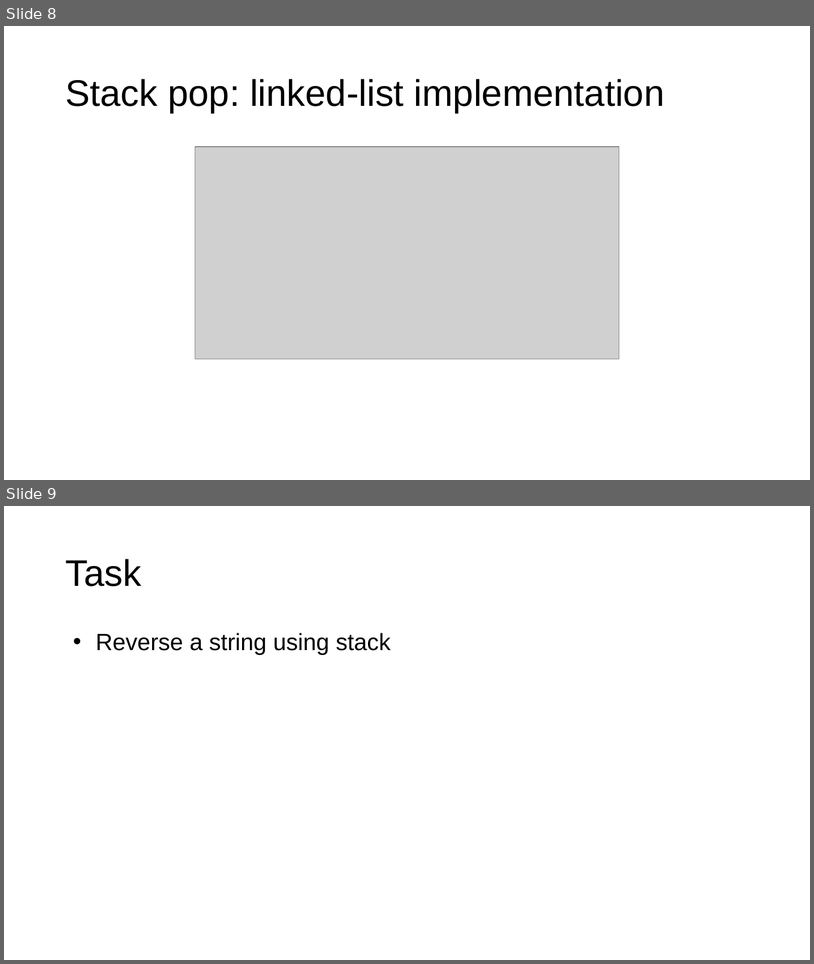
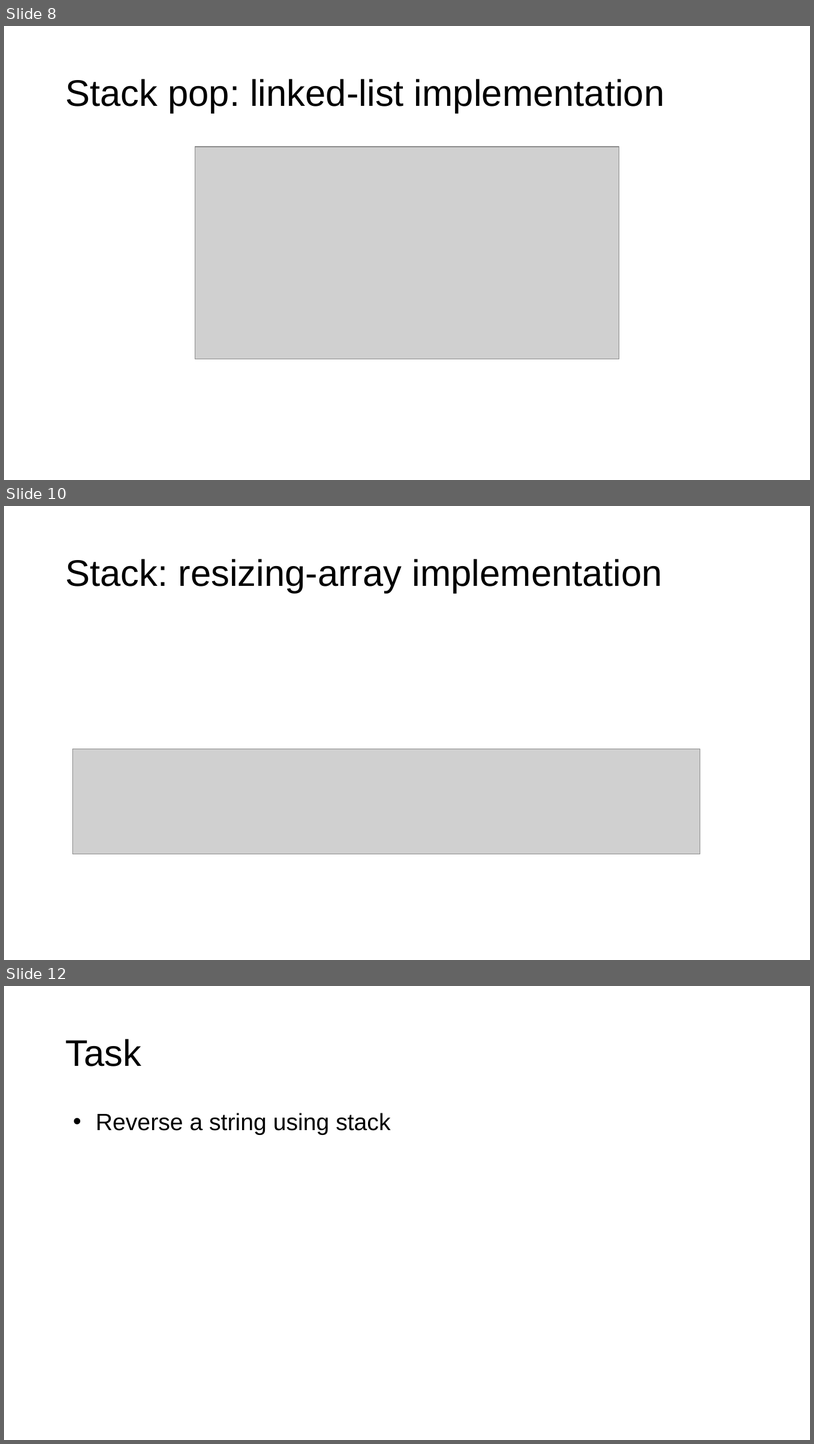
Before and after one commit to MuxammilSidd/FAST-KHI-Semester-3, a slide deck: Data Structures (Theory)/Slides/Ms. Rafia's GCR/DSA Week#04-05 Ms.Rafia.pptx. Shown one above the other, each under a label of ours: slides 8 and 9 before the commit, slides 8, 10 and 12 after it; the slides between them are not shown. The pictures are 814x964 and 814x1444 pixels, drawn with LibreOffice and Linux fonts; fonts in the diff are those of the drawing; grey boxes stand for pictures. Boxes give left, top, right and bottom in pixels: in the first picture for what was removed or moved away, otherwise in the second. Text is boxed around its words. In the diff, an @@ line names an element or a change of style, - is before the commit and + after.

```diff
--- a/Data Structures (Theory)/Slides/Ms. Rafia's GCR/DSA Week#04-05 Ms.Rafia.pptx
+++ b/Data Structures (Theory)/Slides/Ms. Rafia's GCR/DSA Week#04-05 Ms.Rafia.pptx
@@ slide 10 added at bbox=[4, 506, 810, 960], background #FFFFFF @@
@@ title added at bbox=[65, 559, 663, 593], 44 pt, text #000000 @@
+Stack: resizing-array implementation
@@ picture added at bbox=[72, 749, 700, 855] @@
@@ what was slide 9 is now slide 12 @@
```
Also in this commit, not shown: 1 slide changed, 6 other slides added, 45 other files.
